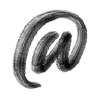
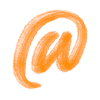
Layers edited between the first and the second 100 x 100 image:
pixels changed over bbox(12, 9, 88, 89) (layer not identified)
